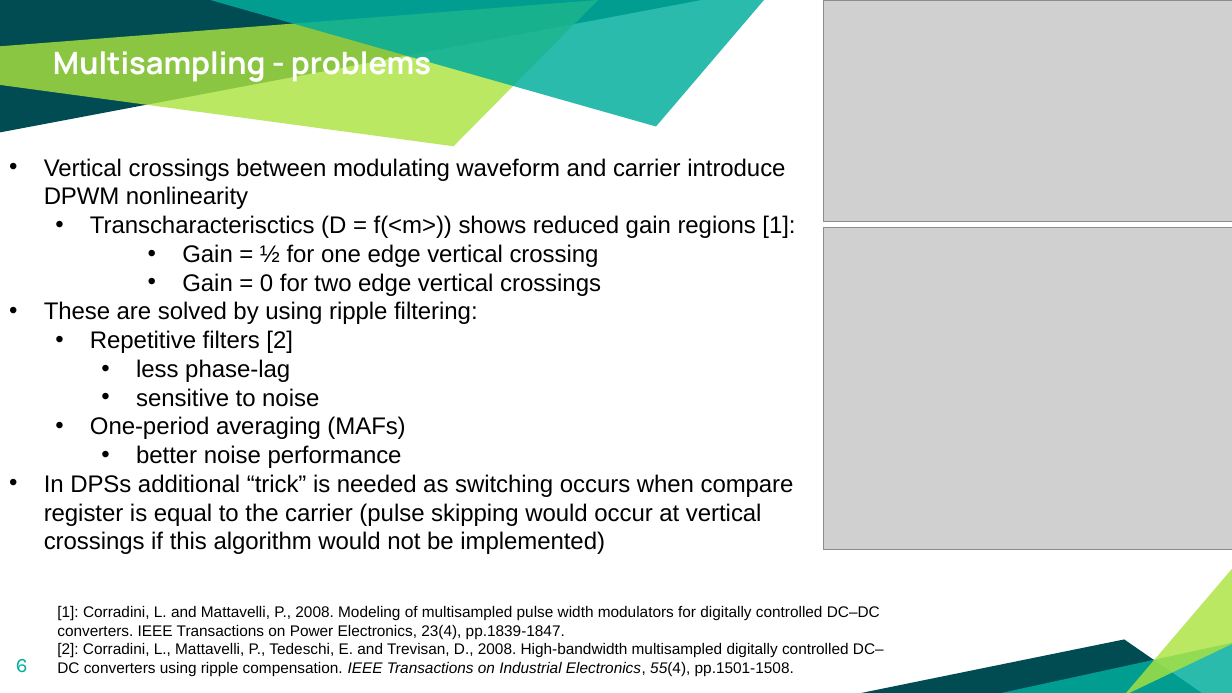
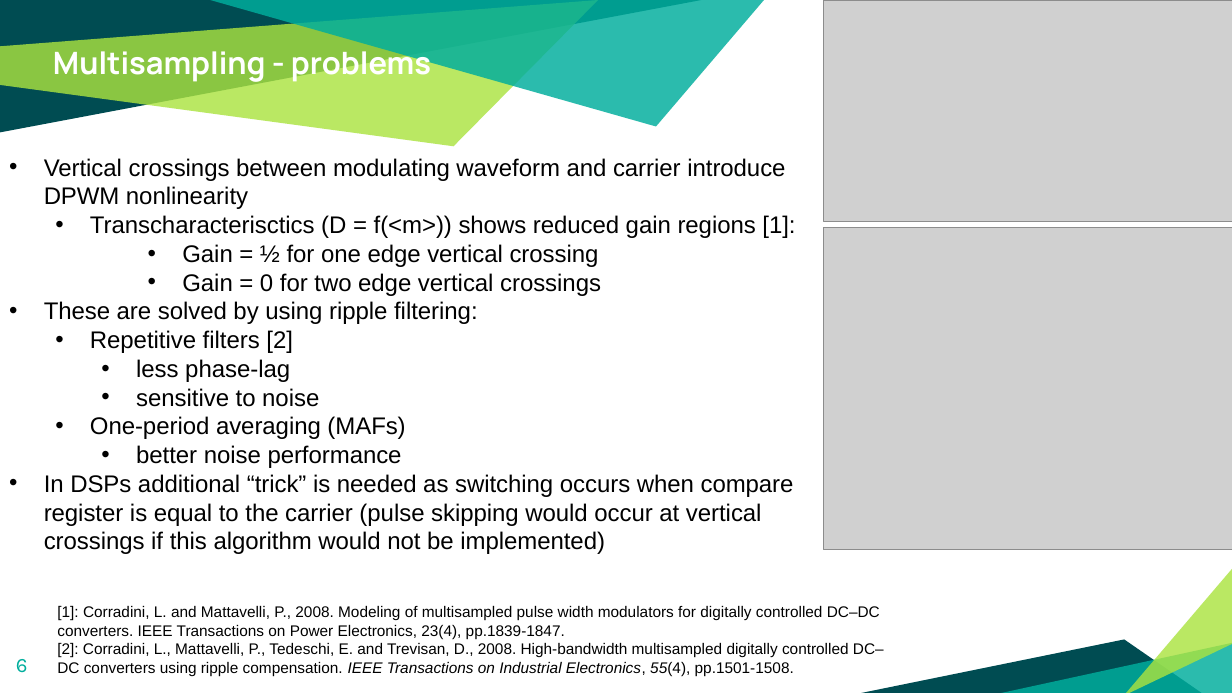
Before and after one commit to Rule2102/DSP_project1, a slide deck: slide 6 of docs/An Improved Current Loop Bandwidth and Axis Decoupling.pptx. Drawn at 1232x693 pixels with LibreOffice and Linux fonts; fonts in the diff are those of the drawing; grey boxes stand for pictures. Boxes give left, top, right and bottom in pixels: in the first picture for what was removed or moved away, otherwise in the second. Text is boxed around its words. In the diff, an @@ line names an element or a change of style, - is before the commit and + after.

```diff
--- a/docs/An Improved Current Loop Bandwidth and Axis Decoupling.pptx
+++ b/docs/An Improved Current Loop Bandwidth and Axis Decoupling.pptx
@@ text at (44,474,794,554): text changed @@
-• In DPSs additional “trick” is needed as switching occurs when compare register is equal to the carrier (pulse skipping would occur at vertical crossings if this algorithm would not be implemented)
+• In DSPs additional “trick” is needed as switching occurs when compare register is equal to the carrier (pulse skipping would occur at vertical crossings if this algorithm would not be implemented)
```
Also in this commit, not shown: 3 other slides changed.
